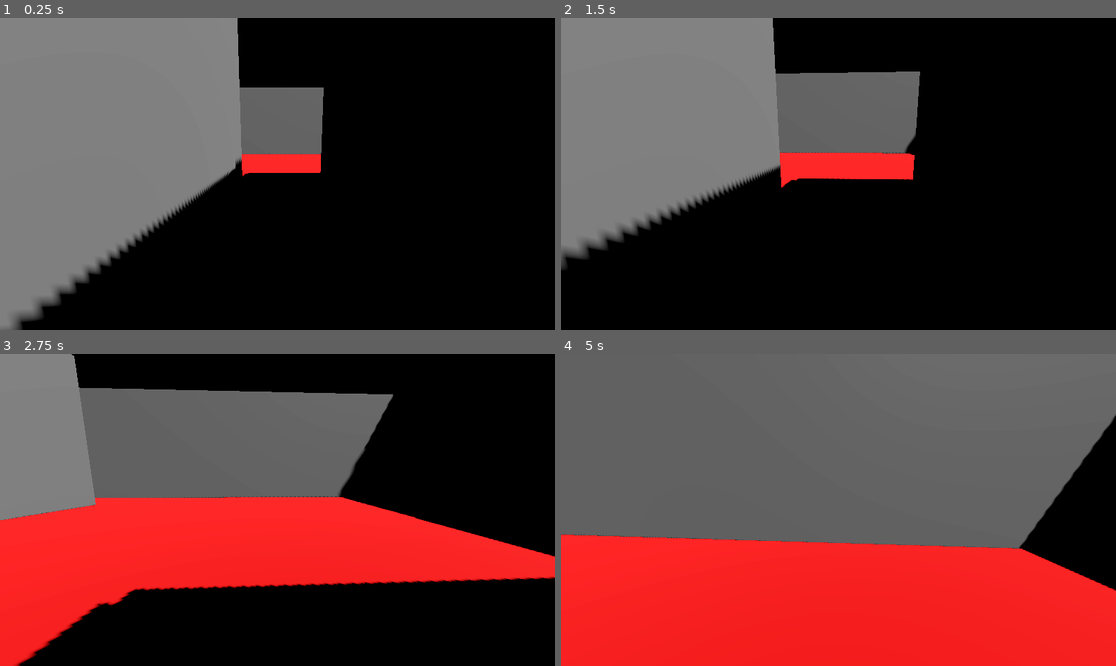
Above: before the commit, frames 1-4 (two rows, left to right).
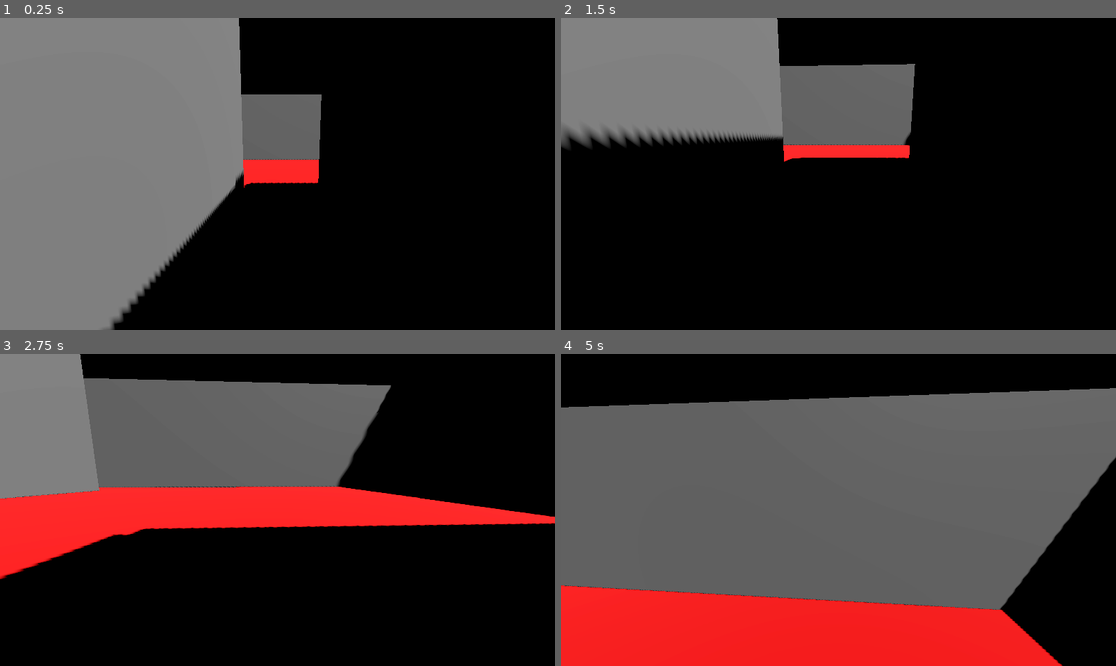
Above: after the commit, the same moments.

Repository: AnxietyTheOrk/GraveRobbery
Game: Godot game, scene res://Scenes/level_1.tscn
Same seed, same stepped clock (60 frames per second), same inputs: the game is played once before the commit and once after it.
Inputs (mouse positions are in pixels of both pictures, inside the frame that each line leads up to):
- Up to frame 1 (0.25 s): no input
- Up to frame 2 (1.5 s): tap Enter (ui_accept) at 0.5, 0.77 s; move the mouse to (866, 174) at 0.52 s; hold W (move_forward) from 0.53 s (still down); click (866, 174) at 0.67 s; move the mouse to (810, 174) at 1.27 s; click (810, 174) at 1.42 s
- Up to frame 3 (2.75 s): keep holding W (move_forward); tap Enter (ui_accept) at 1.52 s; move the mouse to (288, 503) at 2.02 s; click (288, 503) at 2.17 s
- Up to frame 4 (5 s): keep holding W (move_forward); move the mouse to (832, 516) at 2.77 s; click (832, 516) at 2.92 s; tap Enter (ui_accept) at 3.02, 3.77, 4.52 s; move the mouse to (877, 513) at 3.52 s; click (877, 513) at 3.67 s; move the mouse to (794, 506) at 4.27 s; click (794, 506) at 4.42 s

The runs differ from the first frame. In frame 1, 7.2% of the frame differs, in the area x 1-59%, y 0-100%; in frame 2, 14%; in frame 3, 26%; in frame 4, 36%, in the area x 0-100%, y 0-100%.

Commit message:
Last Sync: 2025-09-24 07:42 (Mobile)

Diff:
--- a/grave-robbery/Scripts/camera_rig.gd
+++ b/grave-robbery/Scripts/camera_rig.gd
@@ -1,22 +1,35 @@
 extends SpringArm3D
 
 @onready var camera: Camera3D = $Camera3D
+@export var turn_rate := 200.0
 @export var mouse_sensitivity := 0.07
+var mouse_input: Vector2 = Vector2()
+@onready var player: Node3D = get_parent()
+@onready var camera_rig_height: float = position.y + 2
 
+# Called when the node enters the scene tree for the first time.
 func _ready() -> void:
 	spring_length = camera.position.z
 	Input.mouse_mode = Input.MOUSE_MODE_CAPTURED
 
+# Called every frame. 'delta' is the elapsed time since the previous frame.
+func _process(delta: float) -> void:
+	var look_input := Input.get_vector("view_right", "view_left", "view_down", "view_up")
+	look_input = turn_rate * look_input * delta
+	look_input += mouse_input
+	mouse_input = Vector2()
+
+	rotation_degrees.x += look_input.y
+	rotation_degrees.y += look_input.x
+	rotation_degrees.x = clampf(rotation_degrees.x, -70, 50)
+
 func _input(event: InputEvent) -> void:
-	if event is InputEventMouseMotion and Input.mouse_mode == Input.MOUSE_MODE_CAPTURED:
-		# Debug print to see what we're getting
-		print("Mouse relative: ", event.relative)
-
-		rotation_degrees.y -= event.relative.x * mouse_sensitivity
-		rotation_degrees.x -= event.relative.y * mouse_sensitivity
-		rotation_degrees.x = clampf(rotation_degrees.x, -70, 50)
-
+	if event is InputEventMouseMotion:
+		mouse_input = event.relative * -mouse_sensitivity
 	elif event is InputEventKey and event.keycode == KEY_ESCAPE and event.pressed:
 		Input.mouse_mode = Input.MOUSE_MODE_VISIBLE
 	elif event is InputEventMouseButton and event.button_index == MOUSE_BUTTON_LEFT and Input.mouse_mode == Input.MOUSE_MODE_VISIBLE:
 		Input.mouse_mode = Input.MOUSE_MODE_CAPTURED
+
+func _physics_process(delta: float) -> void:
+	position = player.position * Vector3(0,camera_rig_height,0)
